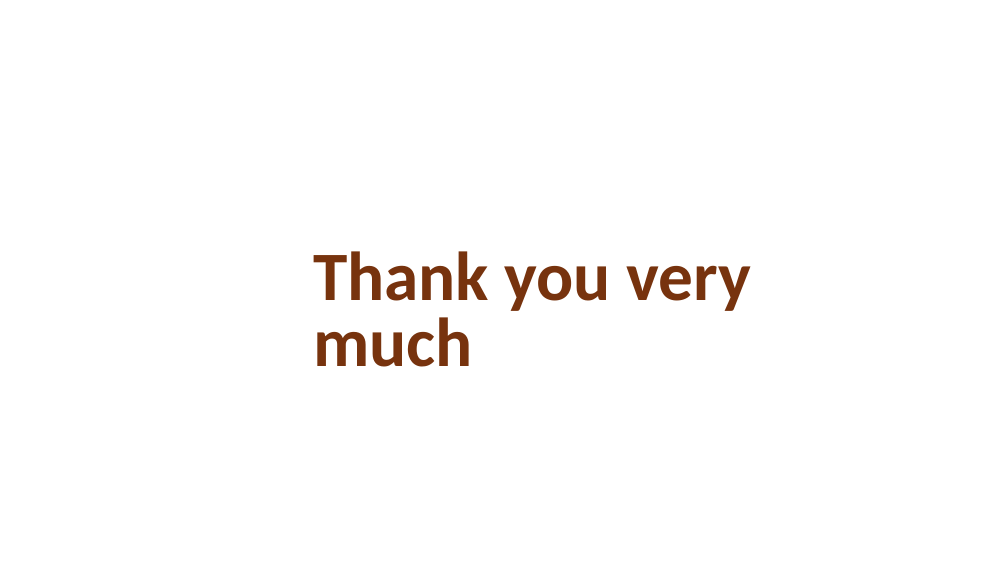
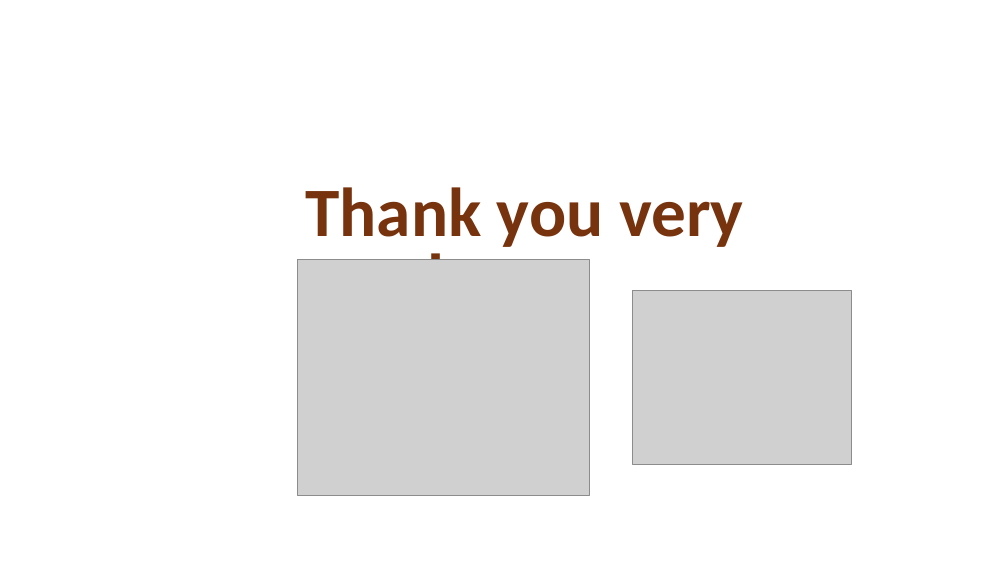
Before and after one commit to KaziRifatMorshed/student-database-oop-java-swing, a slide deck: slide 12 of Presentation.pptx. Drawn at 1008x567 pixels with LibreOffice and Linux fonts; fonts in the diff are those of the drawing; grey boxes stand for pictures; background and template pictures are left out. Boxes give left, top, right and bottom in pixels: in the first picture for what was removed or moved away, otherwise in the second. Text is boxed around its words. In the diff, an @@ line names an element or a change of style, - is before the commit and + after.

```diff
--- a/Presentation.pptx
+++ b/Presentation.pptx
@@ text "Thank you very much" rewrapped from [313,251,752,367] to [305,187,744,260] @@
@@ picture added at [298,259,589,495] @@
@@ picture added at [633,291,851,465] @@
```
Also in this commit, not shown: 3 other slides changed, 3 other files.
